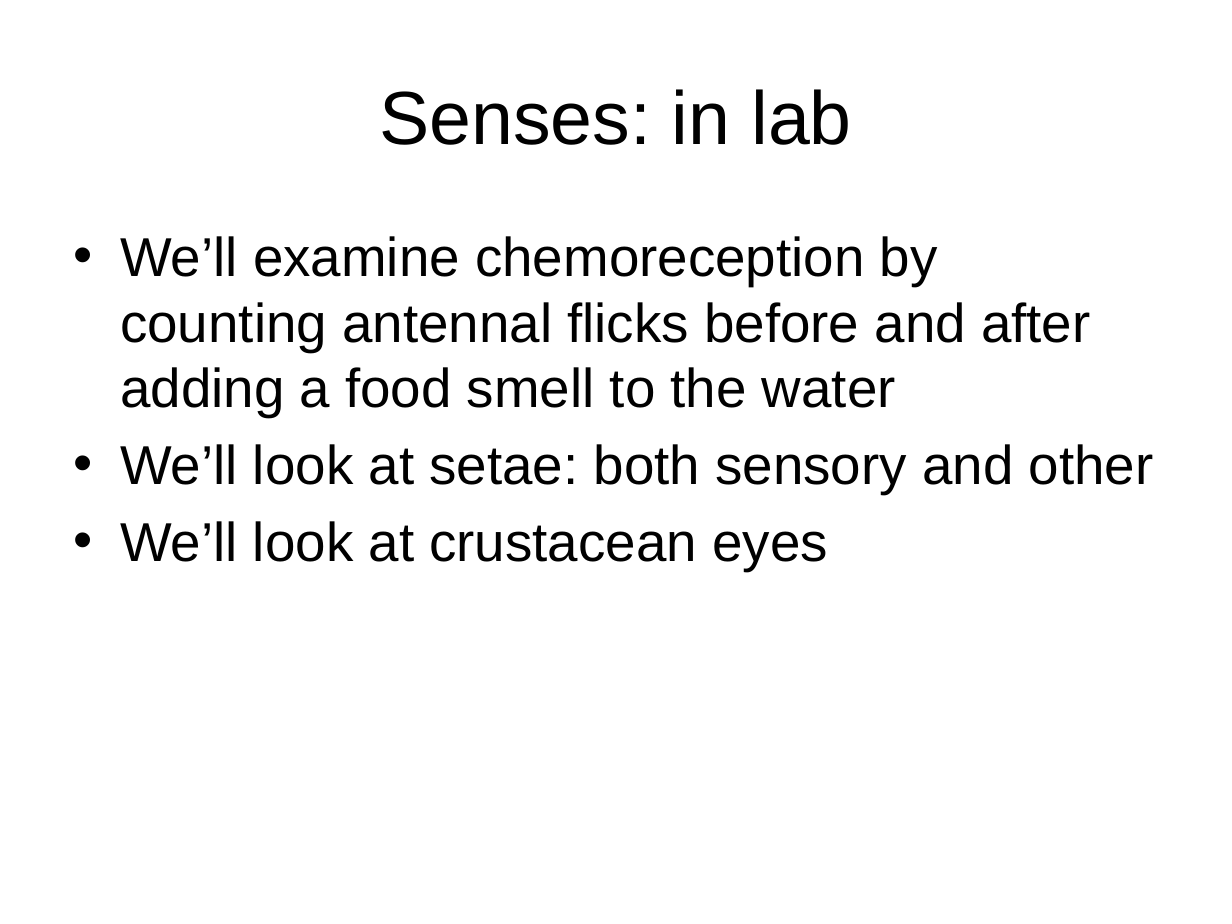
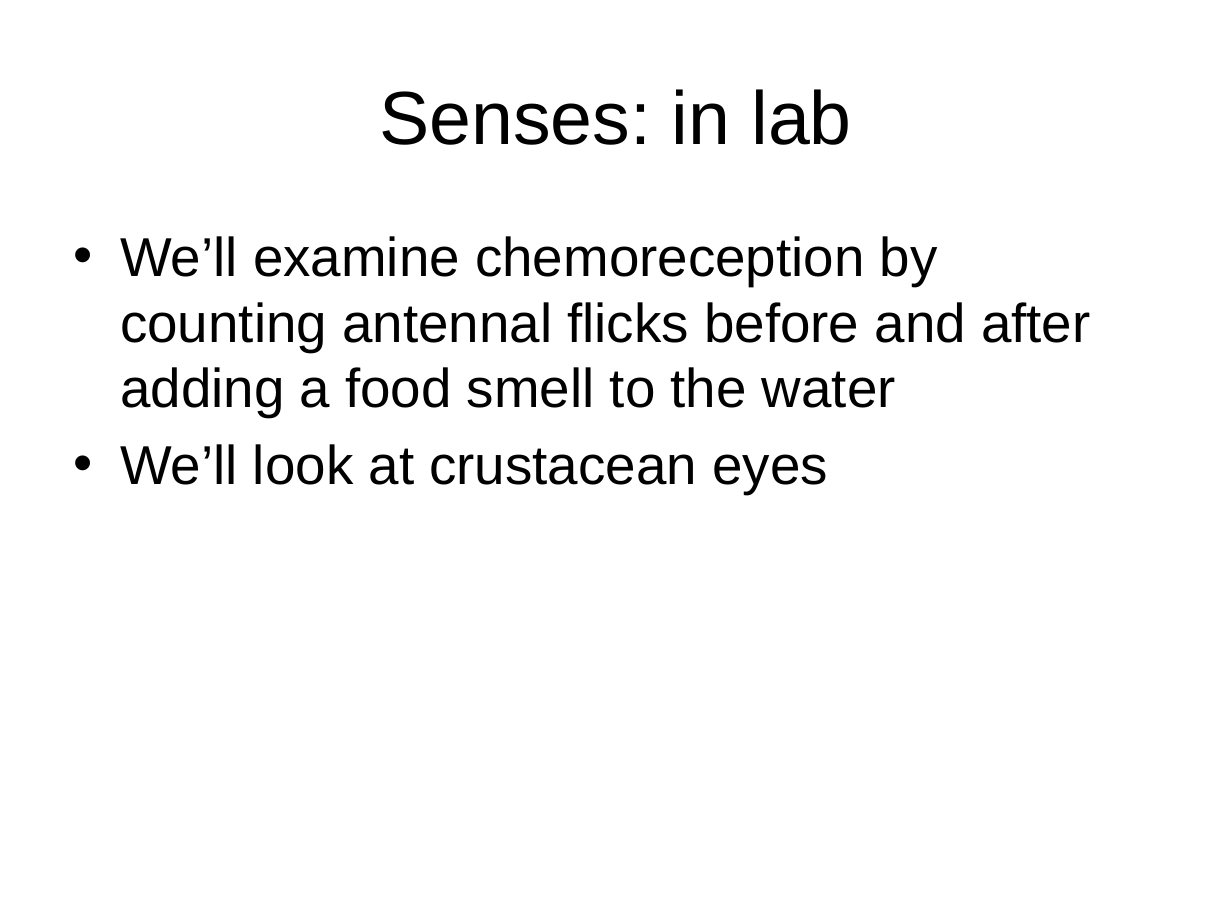
Before and after one commit to sr320/course-fish310-2015, a slide deck: slide 8 of Lab-Slides/Arthropod_devlopment_senses_taxonomy_2014.pptx (slide 9 before the commit). Drawn at 1232x924 pixels with LibreOffice and Linux fonts; fonts in the diff are those of the drawing. Boxes give left, top, right and bottom in pixels: in the first picture for what was removed or moved away, otherwise in the second. Text is boxed around its words. In the diff, an @@ line names an element or a change of style, - is before the commit and + after.

```diff
--- a/Lab-Slides/Arthropod_devlopment_senses_taxonomy_2014.pptx
+++ b/Lab-Slides/Arthropod_devlopment_senses_taxonomy_2014.pptx
@@ text at <box>120,444,1154,494</box>: paragraph removed @@
-• We’ll look at setae: both sensory and other
```
Also in this commit, not shown: 1 other slide changed, 1 slide removed.
